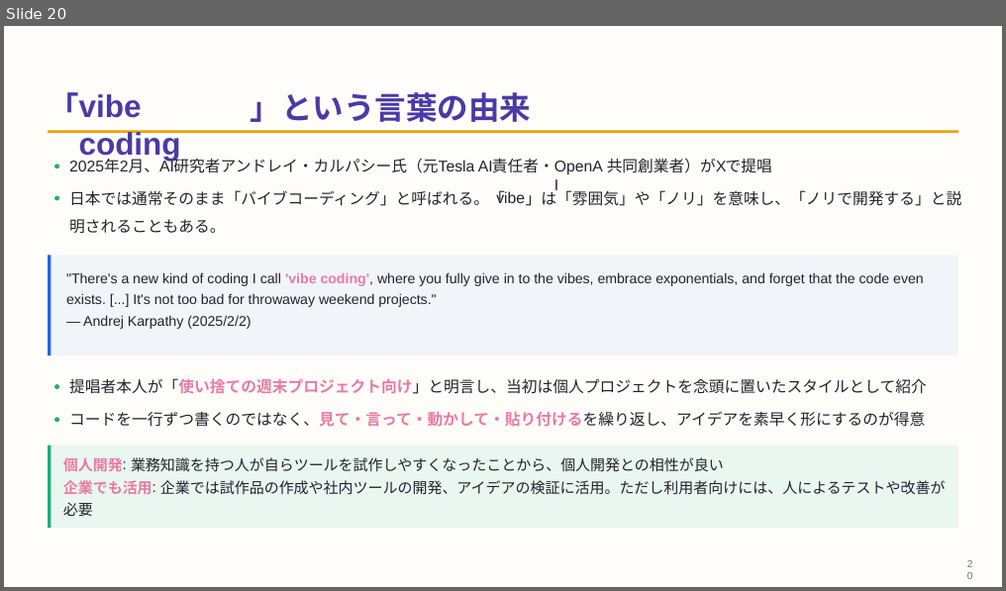
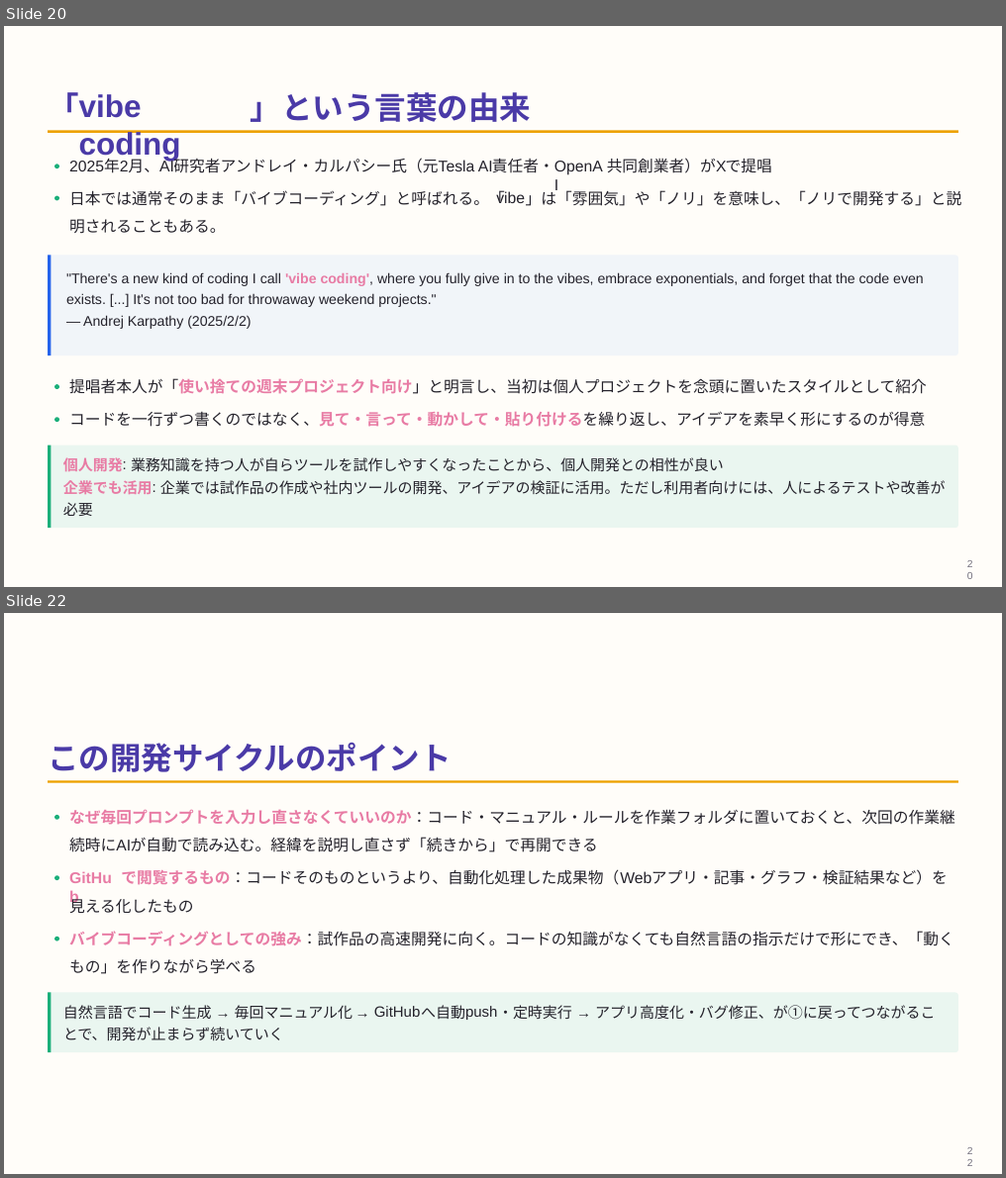
Before and after one commit to masauehr/marp_slides, a slide deck: slides/2026-09-18-vibe-coding.pptx. Shown one above the other, each under a label of ours: slide 20 before the commit, slides 20 and 22 after it; the slides between them are not shown. The pictures are 1006x591 and 1006x1178 pixels, drawn with LibreOffice and Linux fonts; fonts in the diff are those of the drawing. Boxes give left, top, right and bottom in pixels: in the first picture for what was removed or moved away, otherwise in the second. Text is boxed around its words. In the diff, an @@ line names an element or a change of style, - is before the commit and + after.

```diff
--- a/slides/2026-09-18-vibe-coding.pptx
+++ b/slides/2026-09-18-vibe-coding.pptx
@@ slide 22 added at (4, 613, 1002, 1174), background #FFFFFF @@
@@ freeform shape added at (4, 613, 1002, 1174), fill #FFFFFF @@
@@ freeform shape added at (4, 613, 1002, 1174), fill #FFFDF9 @@
@@ text added at (48, 743, 451, 772), 30 pt, text #4A3AA7, bold @@
+この開発サイクルのポイント
@@ freeform shape added at (48, 780, 958, 783), fill #EDA100 @@
@@ freeform shape added at (54, 815, 59, 820), fill #1BAF7A @@
@@ text added at (69, 809, 955, 825), 15 pt, text #24222B @@
+なぜ毎回プロンプトを⼊⼒し直さなくていいのか：コード・マニュアル・ルールを作業フォルダに置いておくと、次回の作業継
@@ text added at (69, 837, 116, 853), 15 pt, text #24222B @@
+続時に
@@ text added at (116, 840, 131, 851), 15 pt, text #24222B @@
+AI
@@ text added at (131, 837, 598, 853), 15 pt, text #24222B @@
+が⾃動で読み込む。経緯を説明し直さず「続きから」で再開できる
@@ freeform shape added at (54, 875, 59, 880), fill #1BAF7A @@
@@ text added at (69, 868, 121, 887), 15 pt, text #E87BA4, bold @@
+GitHub
@@ text added at (121, 869, 619, 885), 15 pt, text #24222B @@
+で閲覧するもの：コードそのものというより、⾃動化処理した成果物（
@@ text added at (620, 871, 651, 883), 15 pt, text #24222B @@
+Web
@@ text added at (651, 869, 947, 885), 15 pt, text #24222B @@
+アプリ・記事・グラフ・検証結果など）を
@@ text added at (69, 896, 193, 914), 15 pt, text #24222B @@
+⾒える化したもの
@@ freeform shape added at (54, 937, 59, 941), fill #1BAF7A @@
@@ text added at (69, 931, 954, 947), 15 pt, text #24222B @@
+バイブコーディングとしての強み：試作品の⾼速開発に向く。コードの知識がなくても⾃然⾔語の指⽰だけで形にでき、「動く
@@ text added at (69, 959, 256, 974), 15 pt, text #24222B @@
+もの」を作りながら学べる
@@ freeform shape added at (48, 992, 51, 1053), fill #1BAF7A @@
@@ freeform shape added at (49, 992, 958, 1053), fill #EAF6F0 @@
@@ text added at (63, 1005, 212, 1020), 14.3 pt, text #24222B @@
+⾃然⾔語でコード⽣成
@@ text added at (63, 1027, 284, 1042), 14.3 pt, text #24222B @@
+とで、開発が⽌まらず続いていく
@@ text added at (216, 1004, 231, 1020), 14.3 pt, text #24222B @@
+→
@@ text added at (235, 1005, 352, 1020), 14.3 pt, text #24222B @@
+毎回マニュアル化
@@ text added at (355, 1004, 370, 1020), 14.3 pt, text #24222B @@
+→
@@ text added at (374, 1006, 421, 1017), 14.3 pt, text #24222B @@
+GitHub
@@ text added at (421, 1005, 465, 1019), 14.3 pt, text #24222B @@
+へ⾃動
@@ text added at (465, 1006, 497, 1020), 14.3 pt, text #24222B @@
+push
@@ text added at (498, 1005, 572, 1019), 14.3 pt, text #24222B @@
+・定時実⾏
@@ text added at (576, 1004, 592, 1020), 14.3 pt, text #24222B @@
+→
@@ text added at (595, 1005, 935, 1020), 14.3 pt, text #24222B @@
+アプリ⾼度化・バグ修正、が①に戻ってつながるこ
@@ text added at (967, 1145, 979, 1157), 9.8 pt, text #726F7D @@
+22
```
Also in this commit, not shown: 1 slide changed, 6 other files.
